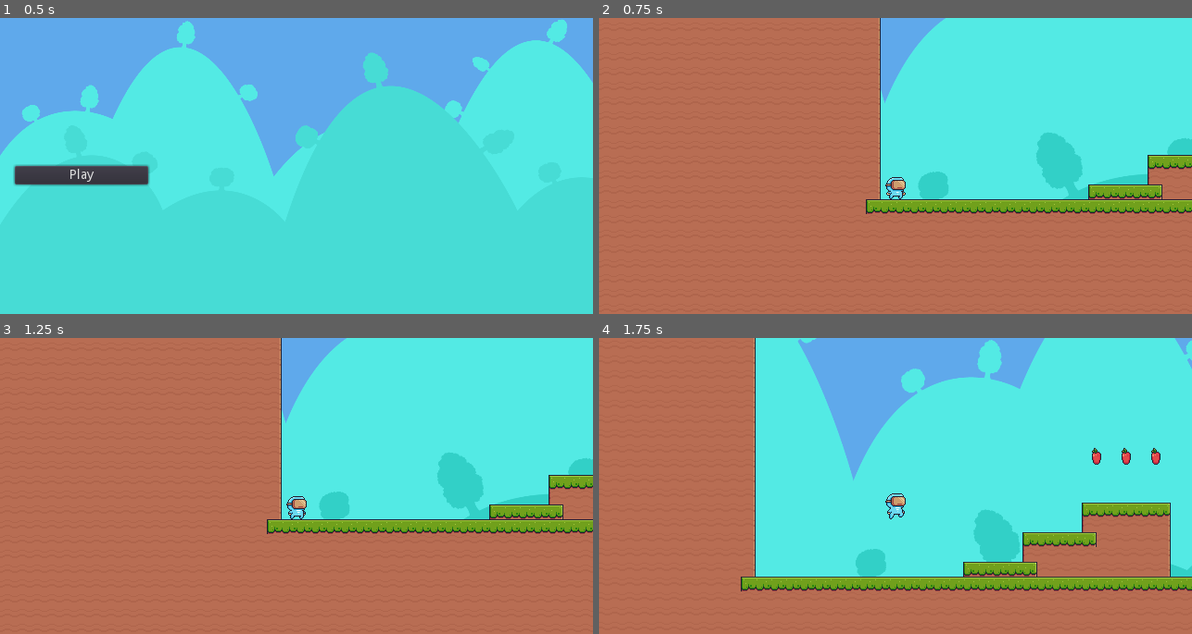
Above: before the commit, frames 1-4 (two rows, left to right).
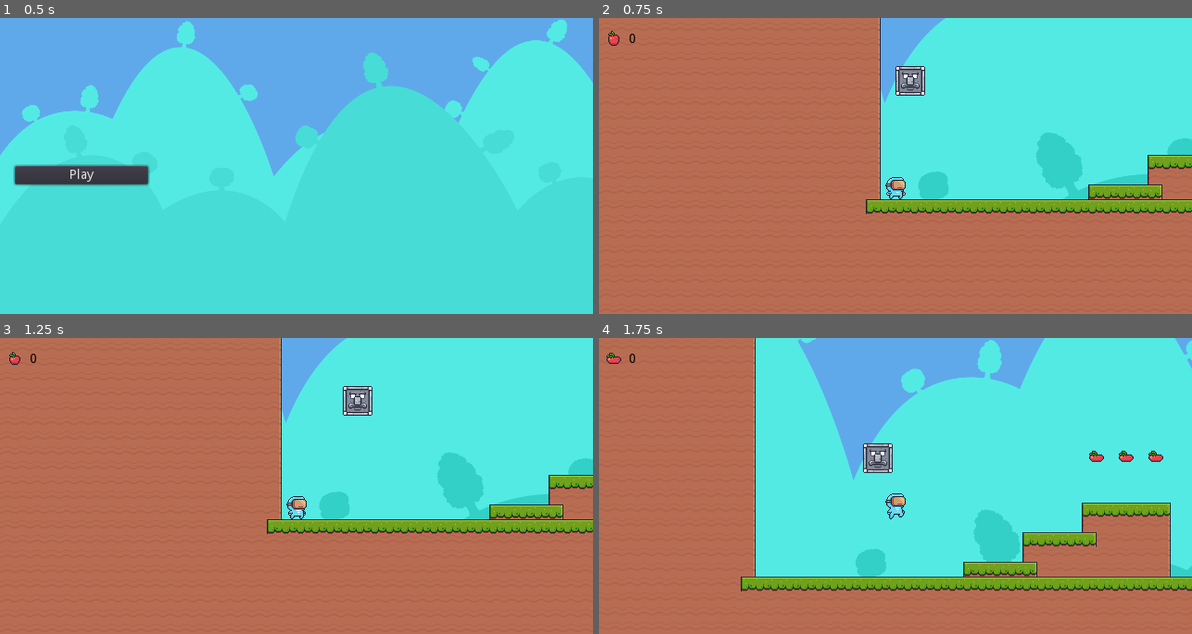
Above: after the commit, the same moments.

Repository: reisraff/2d-platform-demo
Game: Godot game, scene res://menu.tscn
The game is run twice, just before and just after one commit, with the same random seed, the same clock (stepped at 60 frames per second) and the same inputs.
Inputs:
- Up to frame 1 (0.5 s): no input
- Up to frame 2 (0.75 s): click "Play" at 0.5 s
- Up to frame 3 (1.25 s): no input
- Up to frame 4 (1.75 s): tap Enter (ui_accept) at 1.25, 1.52 s; hold Right (ui_right) from 1.28 s (still down)

Frame 1 is identical in both runs. In frame 2, 0.6% of the frame differs, in the area x 1-55%, y 4-27%; in frame 3, 0.6%; in frame 4, 0.8%, in the area x 1-96%, y 5-46%.

Commit message:
aula-8

Diff:
--- a/apple/apple.gd
+++ b/apple/apple.gd
@@ -1,8 +1,7 @@
 extends Node2D
 
-
 func _on_got_apple(body):
-	if body.name == 'player':
+	if body.name == "player":
 		body.got_one_apple()
 		get_node("AnimatedSprite").queue_free()
 		get_node("Area2D").queue_free()
--- a/apple/apple.tscn
+++ b/apple/apple.tscn
@@ -36,6 +36,7 @@
 
 [node name="AnimatedSprite" type="AnimatedSprite" parent="."]
 frames = SubResource( 1 )
+frame = 7
 playing = true
 
 [node name="Area2D" type="Area2D" parent="."]
--- /dev/null
+++ b/main.gd
@@ -0,0 +1,8 @@
+extends Node2D
+
+
+func _on_player_add_one_apple():
+	var node = get_node("UI/bar/counter")
+	var old_value = int(node.text)
+	var new_value = old_value + 1
+	node.text = str(new_value)
--- a/main.tscn
+++ b/main.tscn
@@ -1,14 +1,19 @@
-[gd_scene load_steps=8 format=2]
+[gd_scene load_steps=10 format=2]
 
-[ext_resource path="res://Back.png" type="Texture" id=1]
-[ext_resource path="res://Front.png" type="Texture" id=2]
-[ext_resource path="res://tileset.tres" type="TileSet" id=3]
-[ext_resource path="res://enemy/enemy.tscn" type="PackedScene" id=4]
-[ext_resource path="res://goal/goal.tscn" type="PackedScene" id=5]
-[ext_resource path="res://player/player.tscn" type="PackedScene" id=6]
-[ext_resource path="res://apple/apple.tscn" type="PackedScene" id=7]
+[ext_resource path="res://main.gd" type="Script" id=1]
+[ext_resource path="res://Back.png" type="Texture" id=2]
+[ext_resource path="res://Front.png" type="Texture" id=3]
+[ext_resource path="res://tileset.tres" type="TileSet" id=4]
+[ext_resource path="res://enemy/enemy.tscn" type="PackedScene" id=5]
+[ext_resource path="res://goal/goal.tscn" type="PackedScene" id=6]
+[ext_resource path="res://player/player.tscn" type="PackedScene" id=7]
+[ext_resource path="res://apple/apple.tscn" type="PackedScene" id=8]
+
+[sub_resource type="Theme" id=1]
+RichTextLabel/colors/default_color = Color( 0, 0, 0, 1 )
 
 [node name="Node2D" type="Node2D"]
+script = ExtResource( 1 )
 __meta__ = {
 "_edit_horizontal_guides_": [ 320.0, 0.0 ],
 "_edit_vertical_guides_": [ 0.0, 640.0 ]
@@ -36,80 +41,107 @@
 
 [node name="Sprite" type="Sprite" parent="ParallaxBackground/frente"]
 scale = Vector2( 0.45, 0.45 )
-texture = ExtResource( 2 )
+texture = ExtResource( 3 )
 centered = false
 
 [node name="TileMap" type="TileMap" parent="."]
-tile_set = ExtResource( 3 )
+tile_set = ExtResource( 4 )
 cell_size = Vector2( 16, 16 )
 format = 1
 tile_data = PoolIntArray( -524183, 3, 0, -524182, 4, 0, -524181, 4, 0, -524180, 4, 0, -524179, 4, 0, -524178, 4, 0, -52 …(41038 unchanged characters)…
 
-[node name="enemy" parent="." instance=ExtResource( 4 )]
+[node name="enymies" type="Node" parent="."]
+editor/display_folded = true
+
+[node name="enemy" parent="enymies" instance=ExtResource( 5 )]
 position = Vector2( 576, 224 )
 
-[node name="enemy2" parent="." instance=ExtResource( 4 )]
+[node name="enemy5" parent="enymies" instance=ExtResource( 5 )]
+position = Vector2( 48, 112 )
+
+[node name="enemy2" parent="enymies" instance=ExtResource( 5 )]
 position = Vector2( 1968, 64 )
 
-[node name="enemy3" parent="." instance=ExtResource( 4 )]
+[node name="enemy3" parent="enymies" instance=ExtResource( 5 )]
 position = Vector2( 944, 160 )
 
-[node name="enemy4" parent="." instance=ExtResource( 4 )]
+[node name="enemy4" parent="enymies" instance=ExtResource( 5 )]
 position = Vector2( 1456, 208 )
 
-[node name="trofeu" parent="." instance=ExtResource( 5 )]
+[node name="trofeu" parent="." instance=ExtResource( 6 )]
 position = Vector2( 2032, 16 )
 
-[node name="player" parent="." instance=ExtResource( 6 )]
+[node name="player" parent="." instance=ExtResource( 7 )]
 position = Vector2( 48, 224 )
 
-[node name="apple" parent="." instance=ExtResource( 7 )]
+[node name="apples" type="Node" parent="."]
+editor/display_folded = true
+
+[node name="apple" parent="apples" instance=ExtResource( 8 )]
 position = Vector2( 848, 112 )
 
-[node name="apple2" parent="." instance=ExtResource( 7 )]
+[node name="apple2" parent="apples" instance=ExtResource( 8 )]
 position = Vector2( 432, 112 )
 
-[node name="apple3" parent="." instance=ExtResource( 7 )]
+[node name="apple3" parent="apples" instance=ExtResource( 8 )]
 position = Vector2( 400, 112 )
 
-[node name="apple4" parent="." instance=ExtResource( 7 )]
+[node name="apple4" parent="apples" instance=ExtResource( 8 )]
 position = Vector2( 816, 112 )
 
-[node name="apple5" parent="." instance=ExtResource( 7 )]
+[node name="apple5" parent="apples" instance=ExtResource( 8 )]
 position = Vector2( 464, 112 )
 
-[node name="apple6" parent="." instance=ExtResource( 7 )]
+[node name="apple6" parent="apples" instance=ExtResource( 8 )]
 position = Vector2( 784, 112 )
 
-[node name="apple7" parent="." instance=ExtResource( 7 )]
+[node name="apple7" parent="apples" instance=ExtResource( 8 )]
 position = Vector2( 880, 112 )
 
-[node name="apple8" parent="." instance=ExtResource( 7 )]
+[node name="apple8" parent="apples" instance=ExtResource( 8 )]
 position = Vector2( 1152, 64 )
 
-[node name="apple9" parent="." instance=ExtResource( 7 )]
+[node name="apple9" parent="apples" instance=ExtResource( 8 )]
 position = Vector2( 1184, 64 )
 
-[node name="apple10" parent="." instance=ExtResource( 7 )]
+[node name="apple10" parent="apples" instance=ExtResource( 8 )]
 position = Vector2( 1216, 64 )
 
-[node name="apple11" parent="." instance=ExtResource( 7 )]
+[node name="apple11" parent="apples" instance=ExtResource( 8 )]
 position = Vector2( 1248, 64 )
 
-[node name="apple12" parent="." instance=ExtResource( 7 )]
+[node name="apple12" parent="apples" instance=ExtResource( 8 )]
 position = Vector2( 1616, 176 )
 
-[node name="apple13" parent="." instance=ExtResource( 7 )]
+[node name="apple13" parent="apples" instance=ExtResource( 8 )]
 position = Vector2( 1648, 176 )
 
-[node name="apple14" parent="." instance=ExtResource( 7 )]
+[node name="apple14" parent="apples" instance=ExtResource( 8 )]
 position = Vector2( 1680, 176 )
 
-[node name="apple15" parent="." instance=ExtResource( 7 )]
+[node name="apple15" parent="apples" instance=ExtResource( 8 )]
 position = Vector2( 1712, 176 )
 
-[node name="apple16" parent="." instance=ExtResource( 7 )]
+[node name="apple16" parent="apples" instance=ExtResource( 8 )]
 position = Vector2( 1744, 176 )
 
-[node name="apple17" parent="." instance=ExtResource( 7 )]
+[node name="apple17" parent="apples" instance=ExtResource( 8 )]
 position = Vector2( 1776, 176 )
+
+[node name="UI" type="CanvasLayer" parent="."]
+
+[node name="bar" type="Control" parent="UI"]
+margin_right = 128.0
+margin_bottom = 48.0
+
+[node name="apple" parent="UI/bar" instance=ExtResource( 8 )]
+position = Vector2( 16, 24 )
+
+[node name="counter" type="RichTextLabel" parent="UI/bar"]
+margin_left = 32.0
+margin_top = 16.0
+margin_right = 80.0
+margin_bottom = 32.0
+theme = SubResource( 1 )
+text = "0"
+[connection signal="add_one_apple" from="player" to="." method="_on_player_add_one_apple"]
--- a/player.gd
+++ b/player.gd
@@ -9,6 +9,8 @@
 
 var motion = Vector2()
 var movement = Vector2(0, 1)
+
+signal add_one_apple
 
 var controll = {
 	'up': false,
@@ -73,3 +75,6 @@
 
 func win():
 	get_tree().change_scene('res://win.tscn')
+
+func got_one_apple():
+	emit_signal("add_one_apple")
--- a/player/player.tscn
+++ b/player/player.tscn
@@ -12,8 +12,8 @@
 [ext_resource path="res://player/idle-09.png" type="Texture" id=10]
 [ext_resource path="res://player/idle-10.png" type="Texture" id=11]
 [ext_resource path="res://player/idle-11.png" type="Texture" id=12]
-[ext_resource path="res://player/Jump (32x32).png" type="Texture" id=13]
-[ext_resource path="res://player/Fall (32x32).png" type="Texture" id=14]
+[ext_resource path="res://player/Fall (32x32).png" type="Texture" id=13]
+[ext_resource path="res://player/Jump (32x32).png" type="Texture" id=14]
 [ext_resource path="res://player/run-01.png" type="Texture" id=15]
 [ext_resource path="res://player/run-02.png" type="Texture" id=16]
 [ext_resource path="res://player/run-03.png" type="Texture" id=17]
@@ -36,12 +36,12 @@
 }, {
 "frames": [ ExtResource( 13 ) ],
 "loop": true,
-"name": "jump",
+"name": "fall",
 "speed": 5.0
 }, {
 "frames": [ ExtResource( 14 ) ],
 "loop": true,
-"name": "fall",
+"name": "jump",
 "speed": 5.0
 }, {
 "frames": [ ExtResource( 15 ), ExtResource( 16 ), ExtResource( 17 ), ExtResource( 18 ), ExtResource( 19 ), ExtResource( 20 ), ExtResource( 21 ), ExtResource( 22 ), ExtResource( 23 ), ExtResource( 24 ), ExtResource( 25 ), ExtResource( 26 ) ],
@@ -59,7 +59,7 @@
 [node name="Sprite" type="AnimatedSprite" parent="."]
 frames = SubResource( 1 )
 animation = "idle"
-frame = 4
+frame = 2
 playing = true
 
 [node name="CollisionShape2D" type="CollisionShape2D" parent="."]
Not shown: 1 places in main.tscn that only renumber resources
